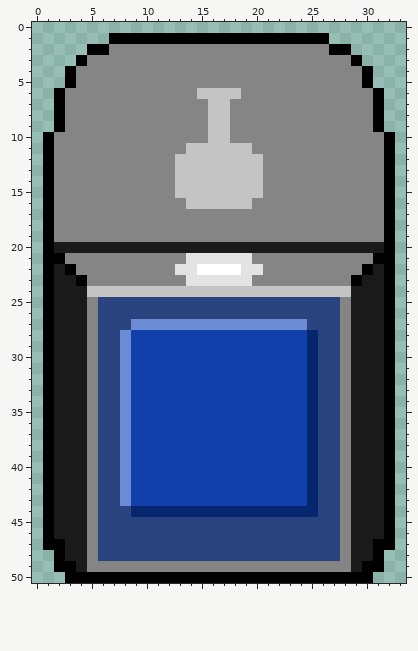
Pixel-art sprite -- Assets/sprites/machine.png. The picture above is the old version.
The file is 34x51 pixels.
Once edited:
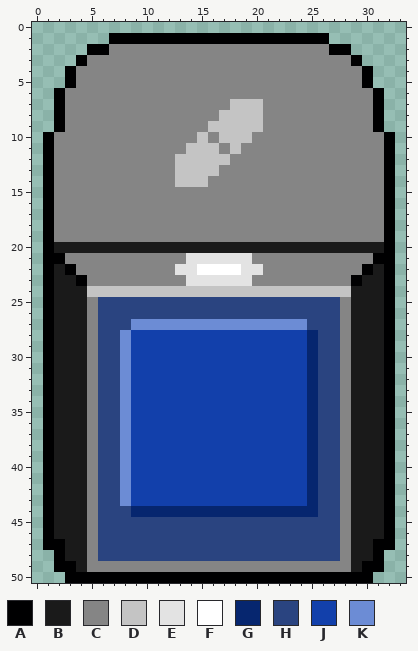
Palette (. is transparent): A #000001  B #1a1a1a  C #858585  D #c4c4c4  E #e3e3e3  F #ffffff  G #06266f  H #2a4480  J #1240ab  K #6c8cd5
Difference:
The edit turns colour D into colour C in row 6 at x 15 to 18; in row 7 at x 16 to 17; in row 8 at x 16; in row 10 at x 16; in row 11 at x 17 and 19; in row 12 at x 18 to 20.
The edit turns colour D into colour C in row 13 at x 17 to 20; in row 14 at x 16 to 20; in row 15 at x 13 to 20; in row 16 at x 14 to 19.
The edit turns colour C into colour D in rows 7 to 9 at x 18 to 20; in row 10 at x 15 and 18 to 19.
Boxes around the changes in both pictures, in picture pixels (x1, y1, x2, y2):
changed: (175, 88, 263, 209)
